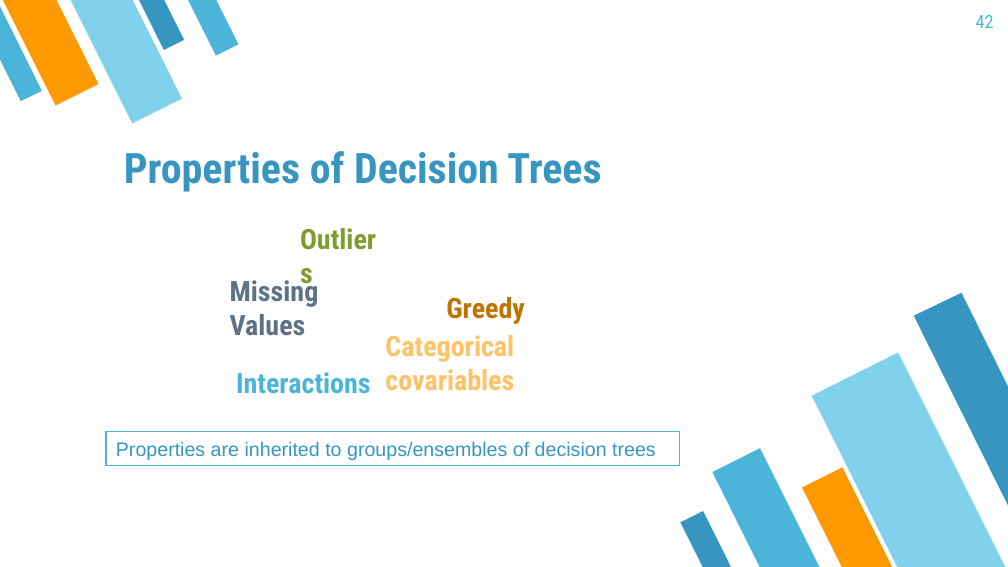
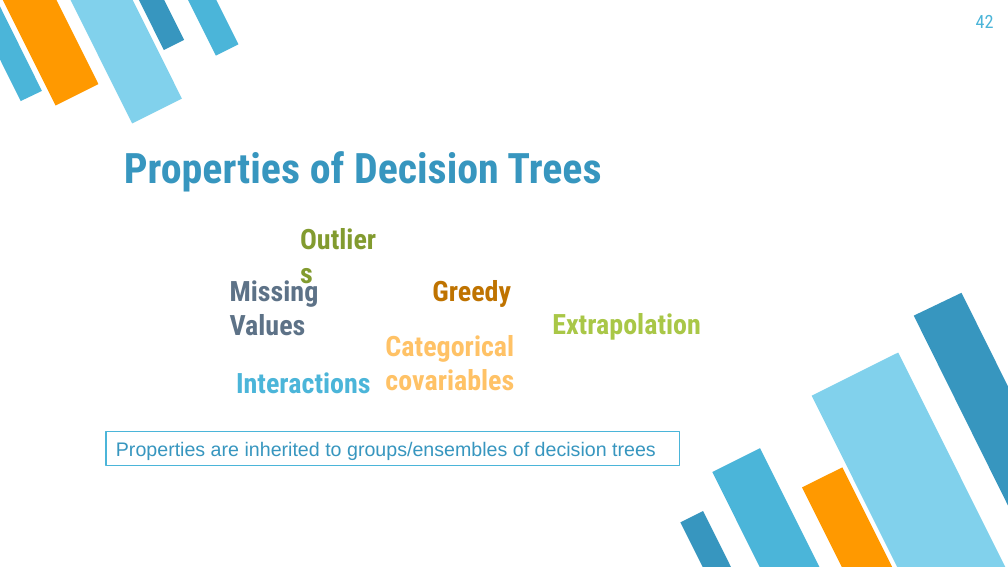
Before and after one commit to mayer79/ml_lecture, a slide deck: slide 42 of slides/ML_Lecture.pptx. Drawn at 1008x567 pixels with LibreOffice and Linux fonts; fonts in the diff are those of the drawing. Boxes give left, top, right and bottom in pixels: in the first picture for what was removed or moved away, otherwise in the second. Text is boxed around its words. In the diff, an @@ line names an element or a change of style, - is before the commit and + after.

```diff
--- a/slides/ML_Lecture.pptx
+++ b/slides/ML_Lecture.pptx
@@ text "Greedy": place and size @@
-text "Greedy" at <box>446,297,525,324</box>
+text "Greedy" at <box>432,280,511,307</box>
@@ text added at <box>552,313,701,340</box>, 20 pt, text #A9C747, bold @@
+Extrapolation
```
Also in this commit, not shown: 2 other files.
